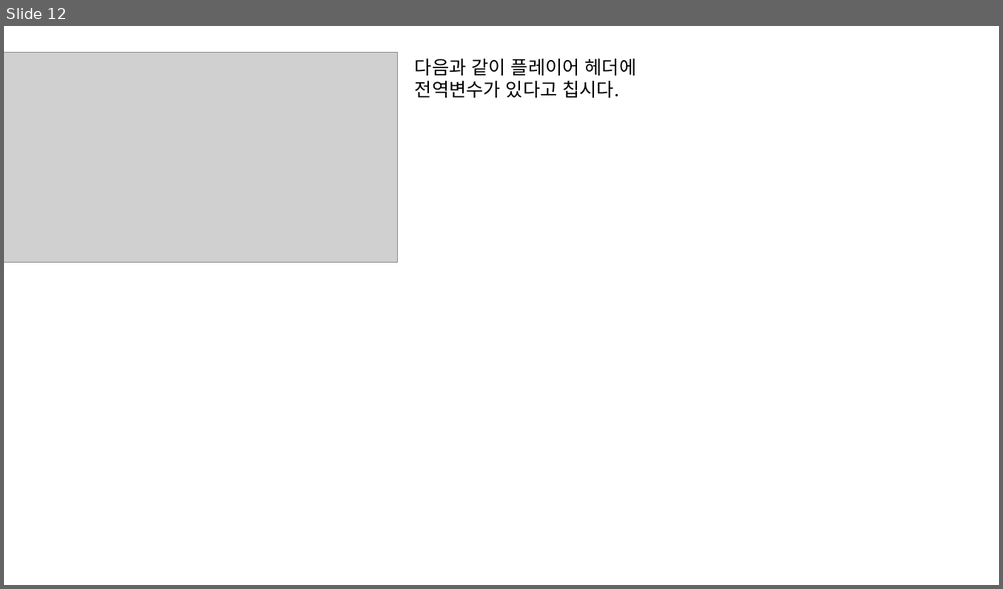
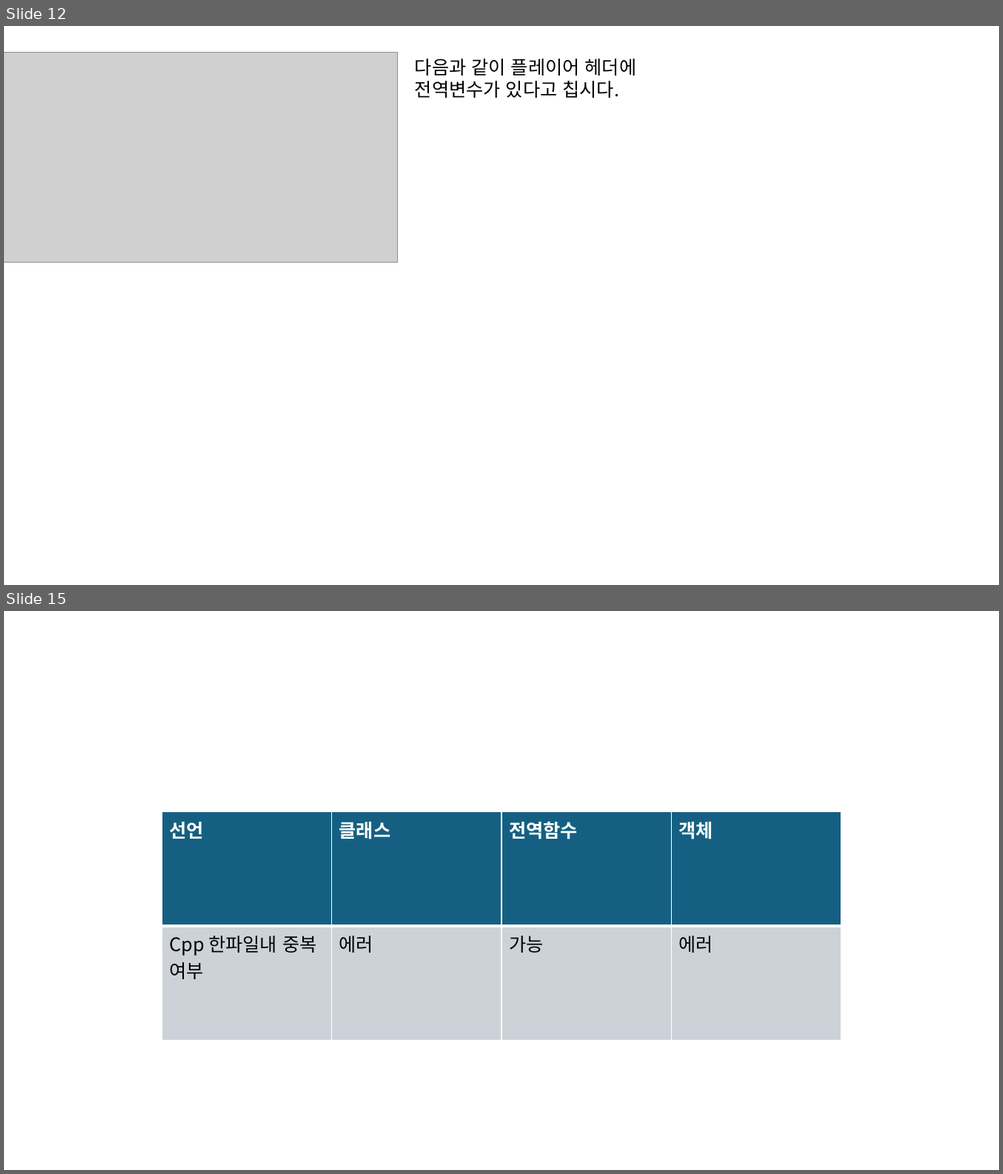
Before and after one commit to JaeSuGang/AssortRockAssignment, a slide deck: DOC/240927_파일나누기.pptx. Shown one above the other, each under a label of ours: slide 12 before the commit, slides 12 and 15 after it; the slides between them are not shown. The pictures are 1003x589 and 1003x1174 pixels, drawn with LibreOffice and Linux fonts; fonts in the diff are those of the drawing; grey boxes stand for pictures. Boxes give left, top, right and bottom in pixels: in the first picture for what was removed or moved away, otherwise in the second. Text is boxed around its words. In the diff, an @@ line names an element or a change of style, - is before the commit and + after.

```diff
--- a/DOC/240927_파일나누기.pptx
+++ b/DOC/240927_파일나누기.pptx
@@ slide 15 added at (4, 611, 999, 1170), background #FFFFFF @@
@@ table added at (162, 812, 842, 1041), 2 rows, 4 columns @@
+선언 | 클래스 | 전역함수 | 객체
+Cpp 한파일내 중복 / 여부 | 에러 | 가능 | 에러
```
Also in this commit, not shown: 3 other slides added, 3 slides removed, 20 other files.
